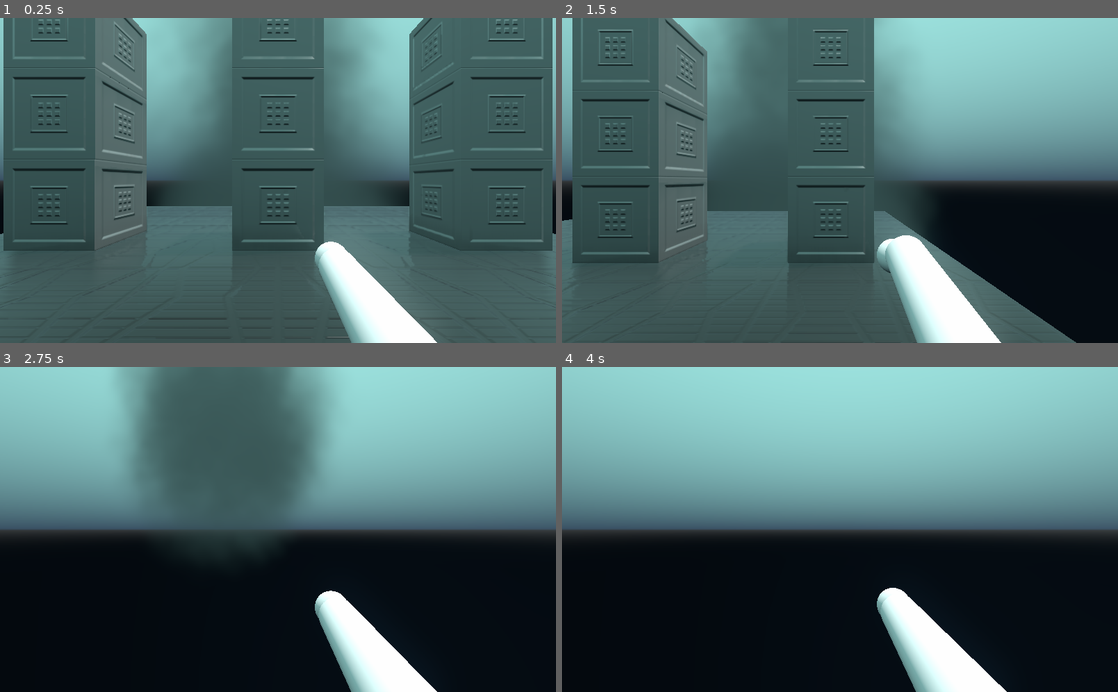
Above: before the commit, frames 1-4 (two rows, left to right).
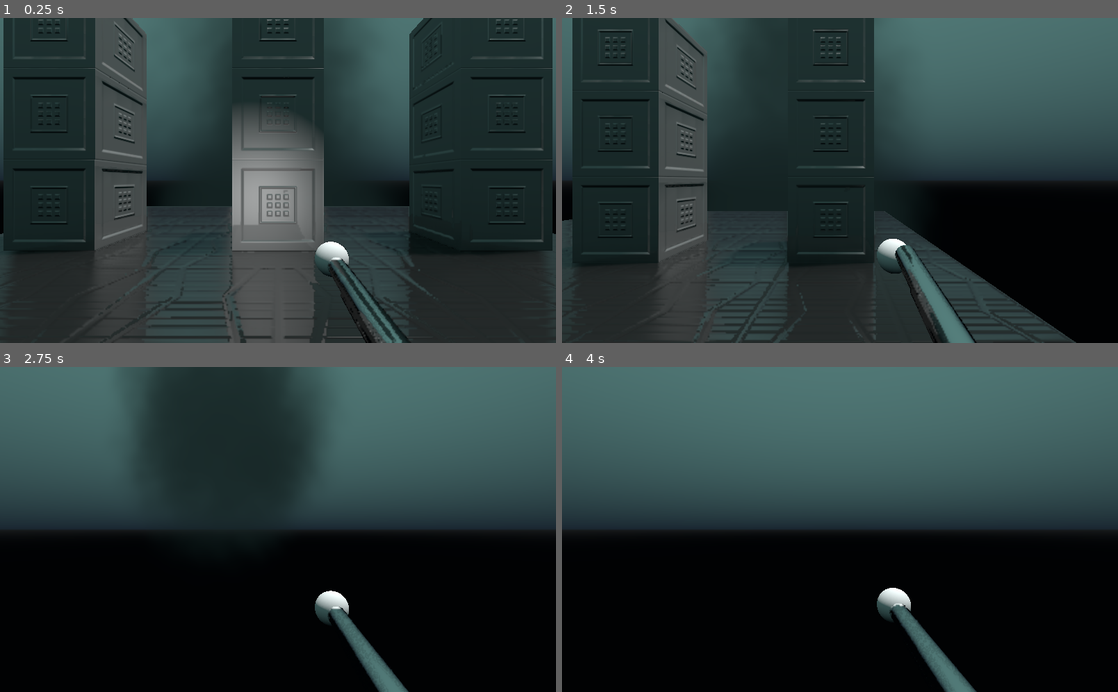
Above: after the commit, the same moments.

Repository: unfa/FPS_V1
Game: Godot game, scene res://World.tscn
Same seed, same stepped clock (60 frames per second), same inputs: the game is played once before the commit and once after it.
Inputs (mouse positions are in pixels of both pictures, inside the frame that each line leads up to):
- Up to frame 1 (0.25 s): no input
- Up to frame 2 (1.5 s): move the mouse to (962, 164) at 0.52 s; hold D (move_right) 0.53-1.28 s; tap F (control_flashlight, bound only after the commit) at 0.6 s; tap Space (move_jump) at 0.77 s; move the mouse to (728, 196) at 1.27 s; hold S (move_backward) from 1.28 s (still down); click (728, 196) at 1.35 s
- Up to frame 3 (2.75 s): tap Space (move_jump) at 1.52 s; tap F (control_flashlight, bound only after the commit) at 1.55, 2.1 s; move the mouse to (333, 458) at 2.02 s; release S (move_backward) at 2.03 s; hold D (move_right) from 2.03 s (still down)
- Up to frame 4 (4 s): move the mouse to (812, 594) at 2.77 s; release D (move_right) at 2.78 s; hold W (move_forward) 2.78-3.53 s; tap F (control_flashlight, bound only after the commit) at 2.85, 3.8 s; tap Space (move_jump) at 3.02, 3.77 s; move the mouse to (1006, 578) at 3.52 s; press the mouse at (1006, 578) at 3.53 s; hold A (move_left) from 3.53 s (still down)

The runs differ from the first frame. In frame 1, 91% of the frame differs, in the area x 0-100%, y 0-100%; in frame 2, 84%; in frame 3, 56%; in frame 4, 56%.

Commit message:
Shiny barrel

Diff:
--- a/Assets/Characters/Player/Player.gd
+++ b/Assets/Characters/Player/Player.gd
@@ -26,7 +26,13 @@
 func _process(delta):
 #	# Called every frame. Delta is time since last frame.
 #	# Update game logic here.
-	print(Input.get_last_mouse_speed())
+	#print(Input.get_last_mouse_speed())
+
+	if Input.is_action_just_pressed("control_flashlight"):
+		if $LeftHand/Flashlight.visible:
+			$LeftHand/Flashlight.hide()
+		else:
+			$LeftHand/Flashlight.show()
 
 	pass
 
--- a/Assets/Characters/Player/Player.tscn
+++ b/Assets/Characters/Player/Player.tscn
@@ -1,9 +1,10 @@
-[gd_scene load_steps=10 format=2]
+[gd_scene load_steps=11 format=2]
 
 [ext_resource path="res://Assets/Characters/Player/Player.gd" type="Script" id=1]
-[ext_resource path="res://Assets/Characters/Player/GroundArea.gd" type="Script" id=2]
-[ext_resource path="res://Assets/Characters/Player/Hand.gd" type="Script" id=3]
-[ext_resource path="res://Assets/Weapons/Gun/Gun.tscn" type="PackedScene" id=4]
+[ext_resource path="res://Assets/Characters/Player/jump.ogg" type="AudioStream" id=2]
+[ext_resource path="res://Assets/Characters/Player/GroundArea.gd" type="Script" id=3]
+[ext_resource path="res://Assets/Characters/Player/Hand.gd" type="Script" id=4]
+[ext_resource path="res://Assets/Weapons/Gun/Gun.tscn" type="PackedScene" id=5]
 
 [sub_resource type="CapsuleShape" id=1]
 
@@ -84,6 +85,7 @@
 
 [node name="Camera" type="Camera" parent="." index="0"]
 
+editor/display_folded = true
 transform = Transform( 1, 0, 0, 0, 1, 0, 0, 0, 1, 0, 1.54498, 0 )
 keep_aspect = 1
 cull_mask = 1048575
@@ -98,6 +100,26 @@
 near = 0.05
 far = 100.0
 _sections_unfolded = [ "Transform" ]
+
+[node name="AudioStreamPlayer3D" type="AudioStreamPlayer3D" parent="Camera" index="0"]
+
+stream = ExtResource( 2 )
+attenuation_model = 0
+unit_db = 0.0
+unit_size = 5.0
+max_db = 3.0
+pitch_scale = 1.0
+autoplay = false
+max_distance = 0.0
+out_of_range_mode = 0
+bus = "Master"
+area_mask = 1
+emission_angle_enabled = false
+emission_angle_degrees = 45.0
+emission_angle_filter_attenuation_db = -12.0
+attenuation_filter_cutoff_hz = 5000.0
+attenuation_filter_db = -24.0
+doppler_tracking = 0
 
 [node name="CollisionShape" type="CollisionShape" parent="." index="1"]
 
@@ -169,15 +191,41 @@
 blend_times = [  ]
 _sections_unfolded = [ "Pause", "Playback Options" ]
 
-[node name="Hand" type="Spatial" parent="." index="5"]
-
+[node name="RightHand" type="Spatial" parent="." index="5"]
+
+editor/display_folded = true
 transform = Transform( 1, 0, 0, 0, 1, 0, 0, 0, 1, 0.296632, 1.11552, -0.212087 )
-script = ExtResource( 3 )
-
-[node name="Gun" parent="Hand" index="0" instance=ExtResource( 4 )]
+script = ExtResource( 4 )
+
+[node name="Gun" parent="RightHand" index="0" instance=ExtResource( 5 )]
 
 transform = Transform( 1, 0, 0, 0, -1.62921e-07, -1, 0, 1, -1.62921e-07, 0.0256847, -0.0427465, -0.0370259 )
 
+[node name="LeftHand" type="Spatial" parent="." index="6"]
+
+transform = Transform( 1, 0, 0, 0, 1, 0, 0, 0, 1, -0.62288, 0.963999, 0 )
+
+[node name="Flashlight" type="SpotLight" parent="LeftHand" index="0"]
+
+layers = 1
+light_color = Color( 1, 1, 1, 1 )
+light_energy = 1.0
+light_indirect_energy = 1.0
+light_negative = false
+light_specular = 0.5
+light_bake_mode = 1
+light_cull_mask = -1
+shadow_enabled = false
+shadow_color = Color( 0, 0, 0, 1 )
+shadow_bias = 0.15
+shadow_contact = 0.0
+shadow_reverse_cull_face = false
+editor_only = false
+spot_range = 20.2461
+spot_attenuation = 1.0
+spot_angle = 24.5221
+spot_angle_attenuation = 1.0
+
 [connection signal="body_entered" from="GroundArea" to="GroundArea" method="_on_GroundArea_body_entered"]
 
 [connection signal="body_exited" from="GroundArea" to="GroundArea" method="_on_GroundArea_body_exited"]
--- a/Assets/Weapons/Gun/Gun.tscn
+++ b/Assets/Weapons/Gun/Gun.tscn
@@ -87,11 +87,63 @@
 [sub_resource type="CylinderMesh" id=2]
 
 custom_aabb = AABB( 0, 0, 0, 0, 0, 0 )
-top_radius = 0.1
-bottom_radius = 0.1
+top_radius = 0.05
+bottom_radius = 0.05
 height = 1.0
 radial_segments = 32
 rings = 1
+
+[sub_resource type="SpatialMaterial" id=10]
+
+render_priority = 0
+flags_transparent = false
+flags_unshaded = false
+flags_vertex_lighting = false
+flags_no_depth_test = false
+flags_use_point_size = false
+flags_world_triplanar = false
+flags_fixed_size = false
+flags_albedo_tex_force_srgb = false
+vertex_color_use_as_albedo = false
+vertex_color_is_srgb = false
+params_diffuse_mode = 0
+params_specular_mode = 0
+params_blend_mode = 0
+params_cull_mode = 0
+params_depth_draw_mode = 0
+params_line_width = 1.0
+params_point_size = 1.0
+params_billboard_mode = 0
+params_grow = false
+params_use_alpha_scissor = false
+albedo_color = Color( 1, 1, 1, 1 )
+metallic = 1.0
+metallic_specular = 0.5
+metallic_texture_channel = 0
+roughness = 0.0
+roughness_texture_channel = 0
+emission_enabled = false
+normal_enabled = false
+rim_enabled = false
+clearcoat_enabled = false
+anisotropy_enabled = false
+ao_enabled = false
+depth_enabled = false
+subsurf_scatter_enabled = false
+transmission_enabled = false
+refraction_enabled = false
+detail_enabled = false
+uv1_scale = Vector3( 1, 1, 1 )
+uv1_offset = Vector3( 0, 0, 0 )
+uv1_triplanar = false
+uv1_triplanar_sharpness = 1.0
+uv2_scale = Vector3( 1, 1, 1 )
+uv2_offset = Vector3( 0, 0, 0 )
+uv2_triplanar = false
+uv2_triplanar_sharpness = 1.0
+proximity_fade_enable = false
+distance_fade_enable = false
+_sections_unfolded = [ "Metallic" ]
 
 [sub_resource type="Curve" id=3]
 
@@ -229,7 +281,26 @@
 _sections_unfolded = [ "Transform" ]
 ready = true
 
-[node name="AnimationPlayer" type="AnimationPlayer" parent="." index="0"]
+[node name="ReflectionProbe" type="ReflectionProbe" parent="." index="0"]
+
+transform = Transform( 1, 0, 0, 0, 1, 0, 0, 0, 1, 0, -0.57242, -0.148945 )
+visible = false
+layers = 2
+update_mode = 0
+intensity = 1.0
+max_distance = 128.0
+extents = Vector3( 0.336379, 0.757198, 0.477265 )
+origin_offset = Vector3( 0, -0.370862, -0.0439453 )
+box_projection = true
+enable_shadows = true
+cull_mask = 1048575
+interior_enable = false
+interior_ambient_color = Color( 0, 0, 0, 1 )
+interior_ambient_energy = 1.0
+interior_ambient_contrib = 0.0
+_sections_unfolded = [ "Interior", "Visibility" ]
+
+[node name="AnimationPlayer" type="AnimationPlayer" parent="." index="1"]
 
 root_node = NodePath("..")
 autoplay = ""
@@ -239,11 +310,10 @@
 anims/Shoot = SubResource( 1 )
 blend_times = [  ]
 
-[node name="MeshInstance" type="MeshInstance" parent="." index="1"]
-
-editor/display_folded = true
+[node name="MeshInstance" type="MeshInstance" parent="." index="2"]
+
 transform = Transform( 1, 0, 0, 0, 1, 0, 0, 0, 1, 0, -0.52773, 1.072e-08 )
-layers = 1
+layers = 2
 material_override = null
 cast_shadow = 1
 extra_cull_margin = 0.0
@@ -254,10 +324,28 @@
 lod_max_hysteresis = 0.0
 mesh = SubResource( 2 )
 skeleton = NodePath("..")
-material/0 = null
+material/0 = SubResource( 10 )
 _sections_unfolded = [ "Transform", "material" ]
 
-[node name="MuzzleParticles" type="Particles" parent="MeshInstance" index="0"]
+[node name="MeshInstance2" type="MeshInstance" parent="MeshInstance" index="0"]
+
+editor/display_folded = true
+transform = Transform( 0.5, 0, 0, 0, 1, 0, 0, 0, 0.5, 0, 0.177453, 0.0734152 )
+layers = 2
+material_override = null
+cast_shadow = 1
+extra_cull_margin = 0.0
+use_in_baked_light = false
+lod_min_distance = 0.0
+lod_min_hysteresis = 0.0
+lod_max_distance = 0.0
+lod_max_hysteresis = 0.0
+mesh = SubResource( 2 )
+skeleton = NodePath("..")
+material/0 = SubResource( 10 )
+_sections_unfolded = [ "Geometry", "Transform", "material" ]
+
+[node name="MuzzleParticles" type="Particles" parent="MeshInstance/MeshInstance2" index="0"]
 
 transform = Transform( 1, 0, 0, 0, -1.62921e-07, -1, 0, 1, -1.62921e-07, 0, -0.458937, 7.47704e-08 )
 layers = 1
@@ -287,7 +375,7 @@
 draw_pass_1 = SubResource( 9 )
 _sections_unfolded = [ "Draw Passes", "Drawing", "Process Material", "Time", "Transform" ]
 
-[node name="OmniLight" type="OmniLight" parent="MeshInstance/MuzzleParticles" index="0"]
+[node name="OmniLight" type="OmniLight" parent="MeshInstance/MeshInstance2/MuzzleParticles" index="0"]
 
 transform = Transform( 1, 0, 0, 0, 1, 0, 0, 0, 1, 0, 1.14753e-07, 0.352173 )
 layers = 1
@@ -310,7 +398,7 @@
 omni_shadow_detail = 1
 _sections_unfolded = [ "Editor", "Light", "Omni" ]
 
-[node name="AudioStreamPlayer3D" type="AudioStreamPlayer3D" parent="MeshInstance" index="1"]
+[node name="AudioStreamPlayer3D" type="AudioStreamPlayer3D" parent="MeshInstance/MeshInstance2" index="1"]
 
 transform = Transform( 1, 0, 0, 0, 1, 0, 0, 0, 1, 0.00528771, -0.0124103, -0.0267778 )
 stream = ExtResource( 3 )
@@ -332,7 +420,82 @@
 doppler_tracking = 0
 _sections_unfolded = [ "Attenuation Filter", "Doppler" ]
 
-[node name="ProjectileSpawner" type="Spatial" parent="." index="2"]
+[node name="MuzzleParticles" type="Particles" parent="MeshInstance" index="1"]
+
+transform = Transform( 1, 0, 0, 0, -1.62921e-07, -1, 0, 1, -1.62921e-07, 0, -0.458937, 7.47704e-08 )
+layers = 1
+material_override = null
+cast_shadow = 0
+extra_cull_margin = 0.0
+use_in_baked_light = false
+lod_min_distance = 0.0
+lod_min_hysteresis = 0.0
+lod_max_distance = 0.0
+lod_max_hysteresis = 0.0
+emitting = false
+amount = 64
+lifetime = 0.06
+one_shot = true
+preprocess = 0.0
+speed_scale = 1.0
+explosiveness = 1.0
+randomness = 1.0
+fixed_fps = 0
+fract_delta = true
+visibility_aabb = AABB( -4, -4, -4, 8, 8, 8 )
+local_coords = false
+draw_order = 2
+process_material = SubResource( 7 )
+draw_passes = 1
+draw_pass_1 = SubResource( 9 )
+_sections_unfolded = [ "Draw Passes", "Drawing", "Process Material", "Time", "Transform" ]
+
+[node name="OmniLight" type="OmniLight" parent="MeshInstance/MuzzleParticles" index="0"]
+
+transform = Transform( 1, 0, 0, 0, 1, 0, 0, 0, 1, 0, 1.14753e-07, 0.352173 )
+layers = 1
+light_color = Color( 0, 0, 0, 1 )
+light_energy = 5.0
+light_indirect_energy = 1.0
+light_negative = false
+light_specular = 0.5
+light_bake_mode = 1
+light_cull_mask = -1
+shadow_enabled = true
+shadow_color = Color( 0, 0, 0, 1 )
+shadow_bias = 0.15
+shadow_contact = 0.0
+shadow_reverse_cull_face = false
+editor_only = false
+omni_range = 25.0
+omni_attenuation = 1.0
+omni_shadow_mode = 1
+omni_shadow_detail = 1
+_sections_unfolded = [ "Editor", "Light", "Omni" ]
+
+[node name="AudioStreamPlayer3D" type="AudioStreamPlayer3D" parent="MeshInstance" index="2"]
+
+transform = Transform( 1, 0, 0, 0, 1, 0, 0, 0, 1, 0.00528771, -0.0124103, -0.0267778 )
+stream = ExtResource( 3 )
+attenuation_model = 0
+unit_db = 0.0
+unit_size = 4.0
+max_db = 3.0
+pitch_scale = 1.0
+autoplay = false
+max_distance = 0.0
+out_of_range_mode = 0
+bus = "Master"
+area_mask = 1
+emission_angle_enabled = false
+emission_angle_degrees = 45.0
+emission_angle_filter_attenuation_db = -12.0
+attenuation_filter_cutoff_hz = 8000.0
+attenuation_filter_db = -24.0
+doppler_tracking = 0
+_sections_unfolded = [ "Attenuation Filter", "Doppler" ]
+
+[node name="ProjectileSpawner" type="Spatial" parent="." index="3"]
 
 transform = Transform( 1, 0, 0, 0, -1.62921e-07, -1, 0, 1, -1.62921e-07, 0, -1.14466, 1.11231e-07 )
 
--- a/World.tscn
+++ b/World.tscn
@@ -34,7 +34,7 @@
 background_sky = SubResource( 1 )
 background_sky_custom_fov = 0.0
 background_color = Color( 0, 0, 0, 1 )
-background_energy = 1.0
+background_energy = 0.25
 background_canvas_max_layer = 0
 ambient_light_color = Color( 0, 0, 0, 1 )
 ambient_light_energy = 1.0
@@ -61,9 +61,9 @@
 auto_exposure_max_luma = 8.0
 auto_exposure_speed = 0.5
 ss_reflections_enabled = true
-ss_reflections_max_steps = 64
-ss_reflections_fade_in = 0.15
-ss_reflections_fade_out = 2.0
+ss_reflections_max_steps = 512
+ss_reflections_fade_in = 2.66944e-07
+ss_reflections_fade_out = 0.466516
 ss_reflections_depth_tolerance = 0.2
 ss_reflections_roughness = true
 ssao_enabled = true
@@ -106,7 +106,7 @@
 adjustment_brightness = 1.0
 adjustment_contrast = 1.0
 adjustment_saturation = 1.0
-_sections_unfolded = [ "Adjustments", "Glow" ]
+_sections_unfolded = [ "Adjustments", "Ambient Light", "Background", "SS Reflections" ]
 
 [sub_resource type="ParticlesMaterial" id=3]
 
@@ -343,8 +343,6 @@
 
 [node name="Geometry" type="Spatial" parent="Level" index="2"]
 
-editor/display_folded = true
-
 [node name="Cube 01" parent="Level/Geometry" index="0" instance=ExtResource( 3 )]
 
 [node name="Cube 04" parent="Level/Geometry" index="1" instance=ExtResource( 3 )]
--- a/project.godot
+++ b/project.godot
@@ -28,6 +28,8 @@
  ]
 control_shoot=[ Object(InputEventMouseButton,"resource_local_to_scene":false,"resource_name":"","device":0,"alt":false, …(216 unchanged characters)…
  ]
+control_flashlight=[ Object(InputEventKey,"resource_local_to_scene":false,"resource_name":"","device":0,"alt":false,"shift":false,"control":false,"meta":false,"command":false,"pressed":false,"scancode":70,"unicode":0,"echo":false,"script":null)
+ ]
 
 [rendering]
 
Not shown: 1 places in Assets/Characters/Player/Player.tscn that only renumber resources
Not shown, added: Assets/Characters/Player/jump.ogg.import
Not shown, added: Assets/Characters/Player/land.ogg.import
Not shown: 1 places in Assets/Weapons/Gun/Gun.tscn that only renumber resources
Not shown, added: Assets/Characters/Player/Sounds 01.aup
Not shown, added: Assets/Characters/Player/Sounds 01_data/e00/d00/e00001bf.au
Not shown, added: Assets/Characters/Player/Sounds 01_data/e00/d00/e0000356.au
Not shown, added: Assets/Characters/Player/Sounds 01_data/e00/d00/e0000574.au
Not shown, added: Assets/Characters/Player/Sounds 01_data/e00/d00/e0000930.au
Not shown, added: Assets/Characters/Player/Sounds 01_data/e00/d00/e0000dd0.au
Not shown, added: Assets/Characters/Player/Sounds 01_data/e00/d00/e0000ebb.au
Not shown, added: Assets/Characters/Player/jump.ogg
(and 1 more such lines)
